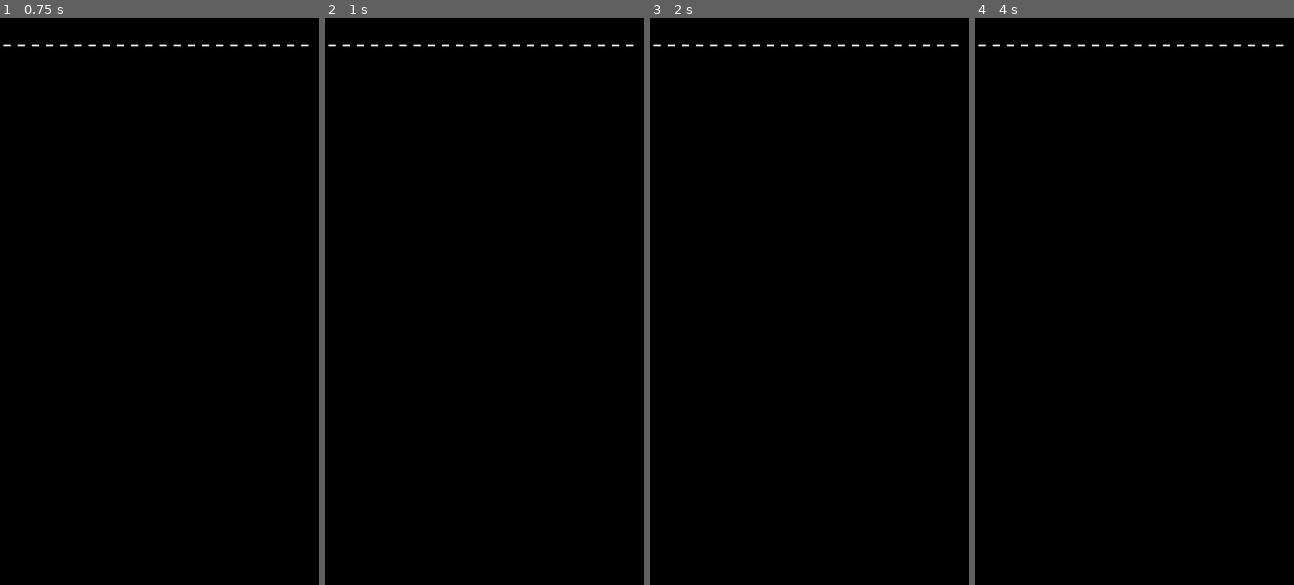
Above: before the commit, frames 1-4 (left to right).
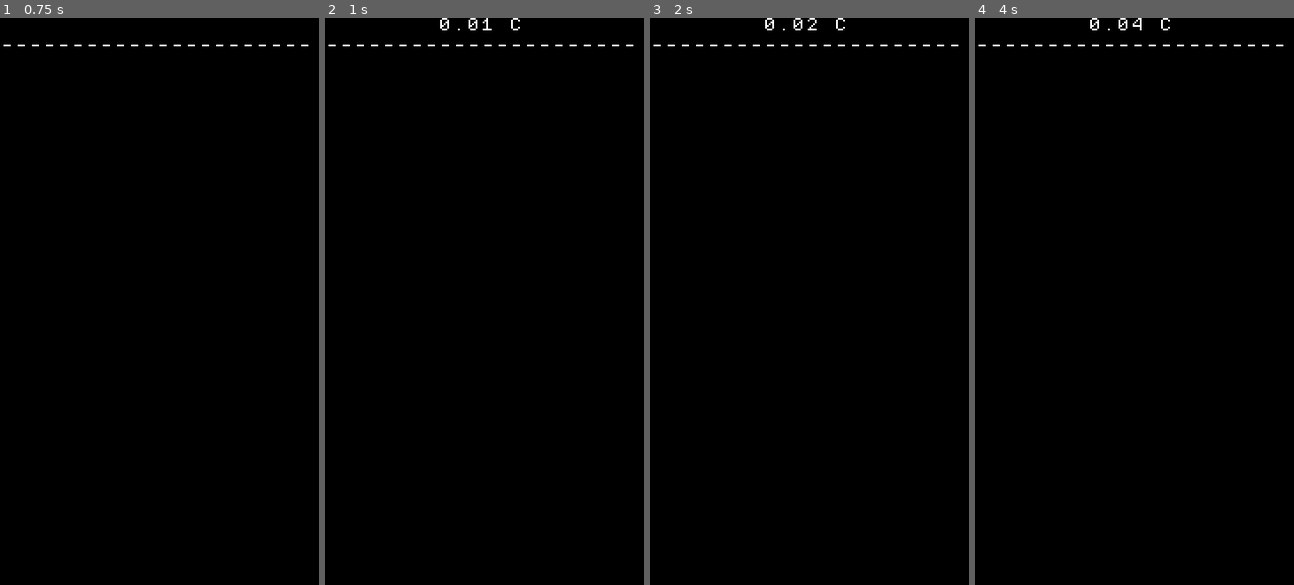
Above: after the commit, the same moments.

Repository: otsudann/idleDBgame
Game: Godot game, scene res://Scenes/Main.tscn
The game is run twice, just before and just after one commit, with the same random seed, the same clock (stepped at 60 frames per second) and the same inputs.
Inputs:
- Up to frame 1 (0.75 s): tap Enter at 0.5 s
- Up to frame 2 (1 s): no input
- Up to frame 3 (2 s): tap Space at 1.25 s
- Up to frame 4 (4 s): tap Enter at 2.75 s; tap Space at 3.5 s

Frame 1 is identical in both runs. In frame 2, 0.1% of the frame differs, in the area x 36-62%, y 0-3%; in frame 3, 0.1%; in frame 4, 0.1%.
Error before the commit: Invalid set index 'text' (on base: 'null instance') with value of type 'String'. (res://Scripts/Main.gd:10)
Error after the commit: Invalid get index 'coins' (on base: 'Dictionary'). (res://Scripts/Main.gd:15)

Commit message:
New working basic save-load

Diff:
--- a/Scripts/Main.gd
+++ b/Scripts/Main.gd
@@ -1,20 +1,33 @@
 extends Control
 
 const coin = preload("res://Scripts/Coin.gd")
-var coins = 0
+const saveLoadGame = preload("res://Scripts/SaveLoad.gd")
+
+var coins = coin.new()
+var saveLoad = saveLoadGame.new()
 var time = 0
 var timeLimit = 1
+var timeSave = 0
+
 # Called when the node enters the scene tree for the first time.
 func _ready():
-	coins = coin.new()
-	get_node("./Coins").text = str("%.2f" % coins.show()) + " C"
+	saveLoad.loadGame()
+	print(saveLoad.game_data.coins[0])
+	coins.current_value = float(saveLoad.game_data.coins[0])
+	get_node("MainScrollContainer/MainVBoxContainer/Coins").text = str("%.2f" % coins.show()) + " C"
 	pass # Replace with function body.
 
 # Called every frame. 'delta' is the elapsed time since the previous frame.
 func _process(delta):
-	# Make things happen each SECOND
-	time = time + delta
+	# Make things happen EACH SECOND
+	time += delta
 	if time > timeLimit:
 		coins.add()
-		get_node("./Coins").text = str("%.2f" % coins.show()) + " C"
+		get_node("MainScrollContainer/MainVBoxContainer/Coins").text = str("%.2f" % coins.show()) + " C"
 		time = 0
+
+	# Make things happen EACH 5 SECONDS
+	timeSave += delta
+	if timeSave >= 5:
+		saveLoad.saveGame(coins)
+		timeSave = 0
--- /dev/null
+++ b/Scripts/SaveLoad.gd
@@ -0,0 +1,34 @@
+var path="user://save_game.json";
+var passFile="hdheinfhrjebfggu3lwqdww73iendymwhcgcfwksuidgb"
+
+
+#Any number of variables of different types
+var game_data = {}
+
+func saveGame(coins):
+	var file = File.new()
+
+	game_data = {
+		"coins": [coins.current_value, coins.coin_add]
+	}
+
+	file.open_encrypted_with_pass(path, File.WRITE, passFile)
+	file.store_var(to_json(game_data), true)
+	print(game_data)
+	file.close()
+	print("Saved")
+	pass
+
+func loadGame():
+	var file = File.new()
+
+	if file.file_exists(path):
+		file.open_encrypted_with_pass(path, File.READ, passFile)
+		var loadParam = parse_json(file.get_var(true));
+		file.close()
+
+		if loadParam!=null:
+			game_data = loadParam;
+			print("Loaded")
+			pass;
+	pass;
--- a/project.godot
+++ b/project.godot
@@ -28,6 +28,10 @@
 
 common/drop_mouse_on_gui_input_disabled=true
 
+[input_devices]
+
+pointing/emulate_touch_from_mouse=true
+
 [physics]
 
 common/enable_pause_aware_picking=true
